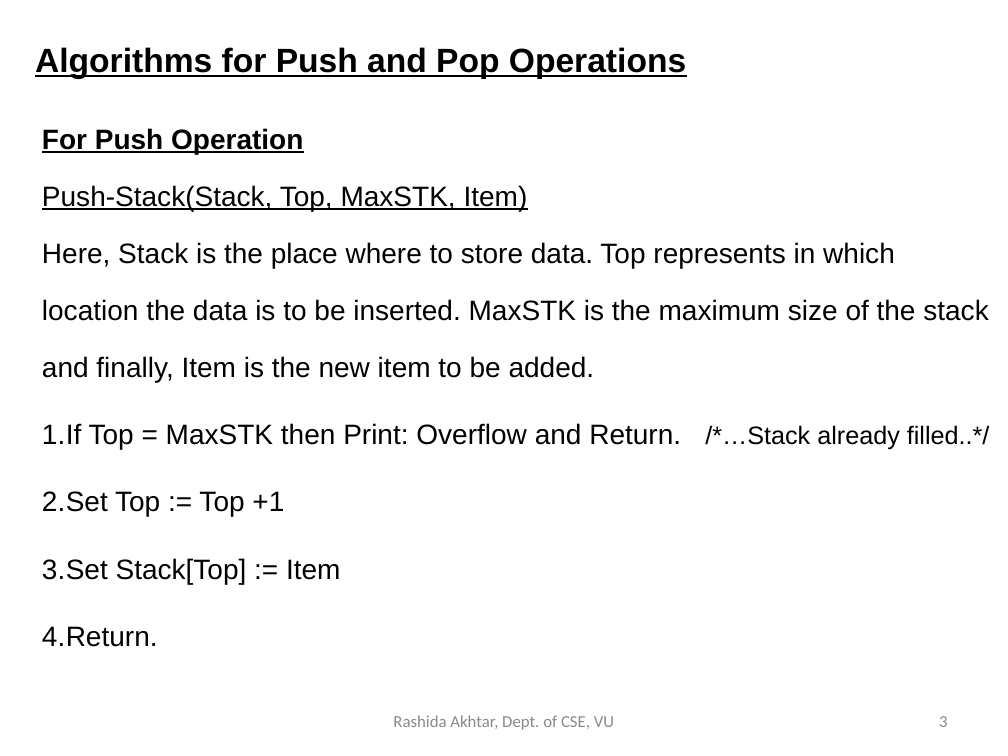
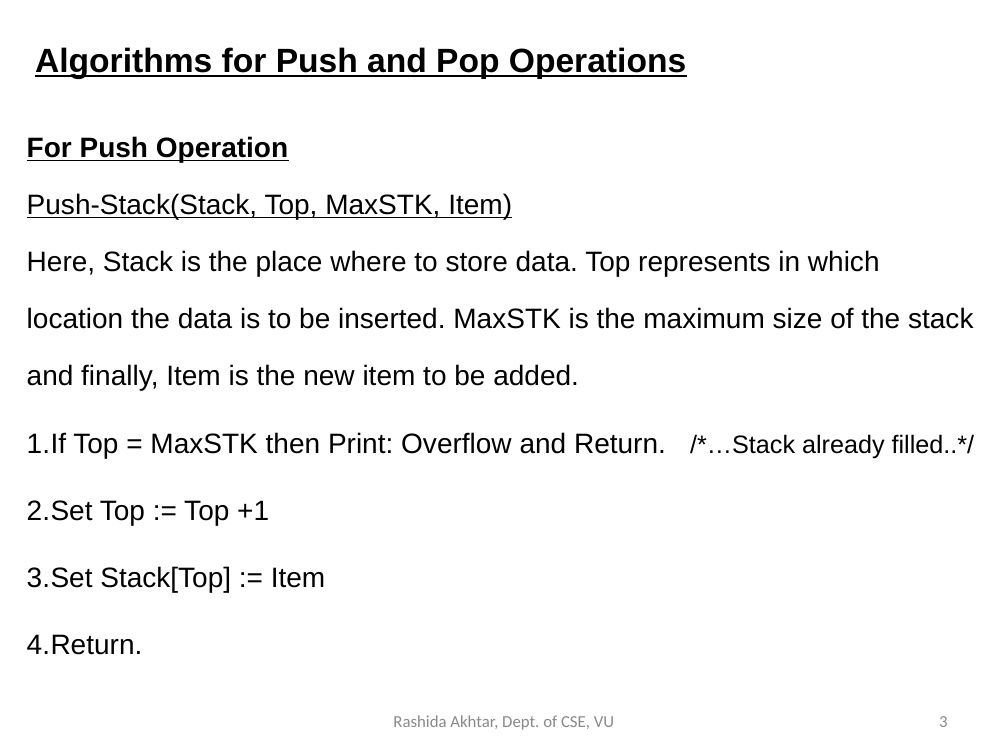
Before and after one commit to sohelrana2002/Data-Structure, a slide deck: slide 3 of Mid Syllabus/Lec-5.ppt. Drawn at 1008x756 pixels with LibreOffice and Linux fonts; fonts in the diff are those of the drawing. Boxes give left, top, right and bottom in pixels: in the first picture for what was removed or moved away, otherwise in the second. Text is boxed around its words. In the diff, an @@ line names an element or a change of style, - is before the commit and + after.

```diff
--- a/Mid Syllabus/Lec-5.ppt
+++ b/Mid Syllabus/Lec-5.ppt
@@ text "For Push Operation": place and size @@
-text "For Push Operation" at bbox=[42, 128, 990, 647]
+text "For Push Operation" at bbox=[27, 136, 975, 655]
```
Also in this commit, not shown: 10 other files.
